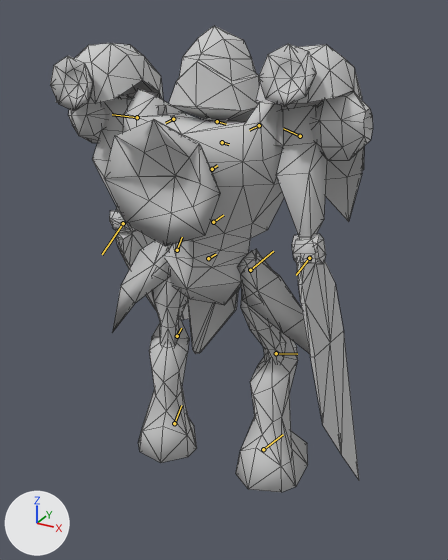
An edit to the FBX model Engine/GameTemplate/GameTemplate/Game/Assets/modelData/Player.fbx, drawn before and after from the same camera.
Rendered twice from a 50 mm lens placed at (3.12, -6.2, 5.76), pointed at (-0.35, 0.1, 2.61). The axes (+X, +Y, +Z) are drawn at lower left. The lights are the same throughout. Both versions are drawn at frame 1 of the action 'Take 001'; the numbers are the values there. The bones that bend it are drawn over the model as lines. Mesh edges are drawn as thin lines.

The first picture shows 'BlackTitan'.
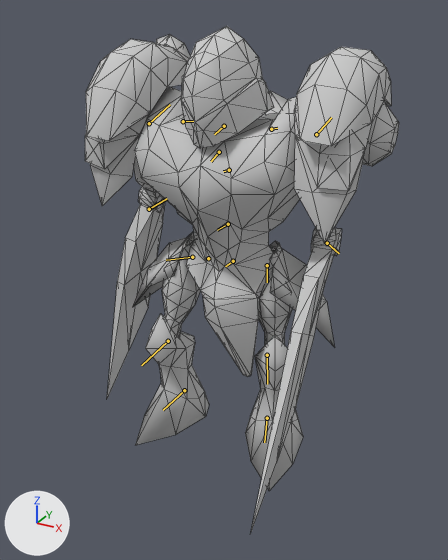
Boxes (x1, y1, x2, y2) around the edits, measured in the pictures (448 x 560 px):
'BlackTitan', posed (9% taller): before (50, 26, 373, 492); after (85, 26, 399, 534)
bone 'Bip001 Pelvis', root to tip: before (208, 258) to (216, 254); after (233, 261) to (225, 266)

Diff of the bpy script that builds the scene:
```diff
--- a/Engine/GameTemplate/GameTemplate/Game/Assets/modelData/Player.fbx.py
+++ b/Engine/GameTemplate/GameTemplate/Game/Assets/modelData/Player.fbx.py
@@ bone_bip001_pelvis @@
 bone_bip001_pelvis = bpy.data.objects['Armature'].pose.bones['Bip001 Pelvis']  # child of 'Bip001'
-bone_bip001_pelvis.location = (0.0, 0.0, 0.0)
-bone_bip001_pelvis.rotation_quaternion = (0.995, 0.0, 0.098, 0.0)  # degrees (0, 11, 0)
+bone_bip001_pelvis.location = (0.0, 2.9, -12.4)
+bone_bip001_pelvis.rotation_quaternion = (0.0, 0.995, 0.0, 0.098)  # degrees (180, -11, 0)
```
